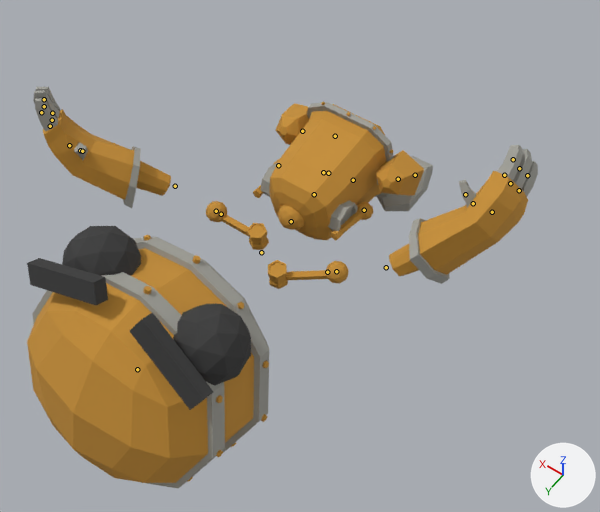
Before and after pictures for a commit that changed the glTF model assets/models/robot.glb.
Both versions are drawn from a 50 mm camera at (-3.84, 6.76, 5.7) aimed at (-0.44, 2.0, -1.77). Every picture has the same lights, and +X, +Y and +Z are marked at lower right. The older version comes first. Both versions are drawn at frame 8 of the action 'Death'; the numbers are the values there. The bones that change, and the others that lie on the model, are drawn over the model as lines.

The first picture shows 'Arm.L', 'Arm.R', 'Foot.R', 'Hand.L', 'Hand.R', 'Head', 'Leg.L', 'Leg.R', 'LowerLeg.L', 'LowerLeg.R', 'Shoulder.L', 'Shoulder.R', 'Torso'.
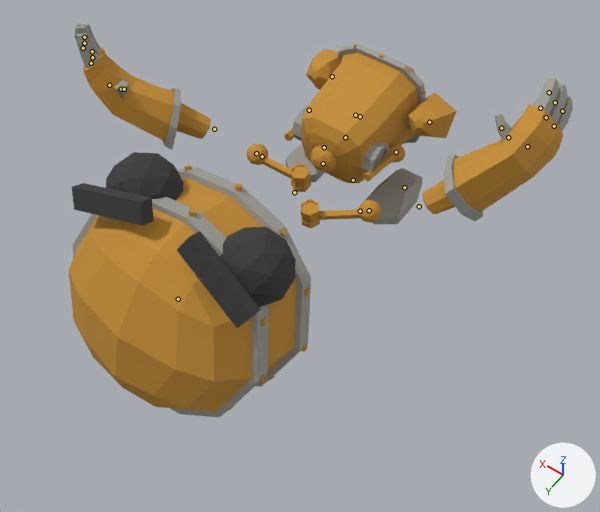
Location of each change, (x1, y1, x2, y2) in pixels of the pictures (600 x 512 px):
'Head', posed
    before: (27, 226, 269, 488)
    after: (69, 152, 311, 418)
'Torso', posed
    before: (260, 101, 394, 240)
    after: (292, 44, 426, 183)
'Hand.R', posed
    before: (389, 145, 538, 284)
    after: (422, 78, 573, 221)
'Hand.L', posed
    before: (33, 87, 171, 208)
    after: (74, 24, 211, 150)
'LowerLeg.R', posed
    before: (376, 150, 424, 196)
    after: (408, 93, 457, 138)
'Foot.R', posed
    before: (377, 156, 433, 211)
    after: (365, 168, 423, 224)
'LowerLeg.L', posed
    before: (276, 104, 310, 145)
    after: (306, 49, 340, 89)
'Arm.R', posed
    before: (286, 261, 348, 284)
    after: (318, 200, 381, 223)
'Arm.L', posed (7% wider)
    before: (206, 201, 249, 236)
    after: (246, 143, 292, 179)
'Leg.R', posed
    before: (331, 202, 373, 241)
    after: (364, 144, 405, 181)
'Leg.L', posed (mostly hidden)
    before: (253, 159, 280, 198)
    after: (284, 104, 310, 141)
bone 'Foot.L', root to tip
    before: (335, 136) to (335, 136)
    after: (324, 147) to (324, 147)
bone 'Body', root to tip
    before: (323, 172) to (323, 173)
    after: (355, 115) to (355, 115)
bone 'Head', root to tip
    before: (137, 369) to (137, 369)
    after: (178, 299) to (177, 299)
bone 'Shoulder.L', root to tip
    before: (221, 214) to (220, 213)
    after: (262, 156) to (261, 156)
bone 'Foot.R', root to tip
    before: (415, 175) to (415, 175)
    after: (404, 187) to (404, 187)

Patch to the scene script:
```diff
--- a/assets/models/robot.glb.py
+++ b/assets/models/robot.glb.py
@@ bone_foot_l @@
 bone_foot_l = bpy.data.objects['RobotArmature'].pose.bones['Foot.L']  # child of 'Bone'
-bone_foot_l.location = (0.0, 0.0046, 0.0002)
+bone_foot_l.location = (0.0, 0.002, 0.0001)
@@ bone_body @@
 bone_body = bpy.data.objects['RobotArmature'].pose.bones['Body']  # child of 'Bone'
-bone_body.location = (0.0, -0.0071, -0.0101)
+bone_body.location = (0.0, -0.0027, -0.0035)
@@ bone_head @@
 bone_head = bpy.data.objects['RobotArmature'].pose.bones['Head']  # child of 'Neck'
-bone_head.location = (0.0009, 0.0169, 0.0022)
+bone_head.location = (0.0009, 0.0164, 0.0021)
@@ bone_shoulder_l @@
 bone_shoulder_l = bpy.data.objects['RobotArmature'].pose.bones['Shoulder.L']  # child of 'Torso'
-bone_shoulder_l.location = (-0.0003, 0.0026, -0.0019)
+bone_shoulder_l.location = (-0.0001, 0.0011, -0.0007)
@@ bone_foot_r @@
 bone_foot_r = bpy.data.objects['RobotArmature'].pose.bones['Foot.R']  # child of 'Bone'
-bone_foot_r.location = (0.0, 0.0046, 0.0002)
+bone_foot_r.location = (0.0, 0.002, 0.0001)
```
